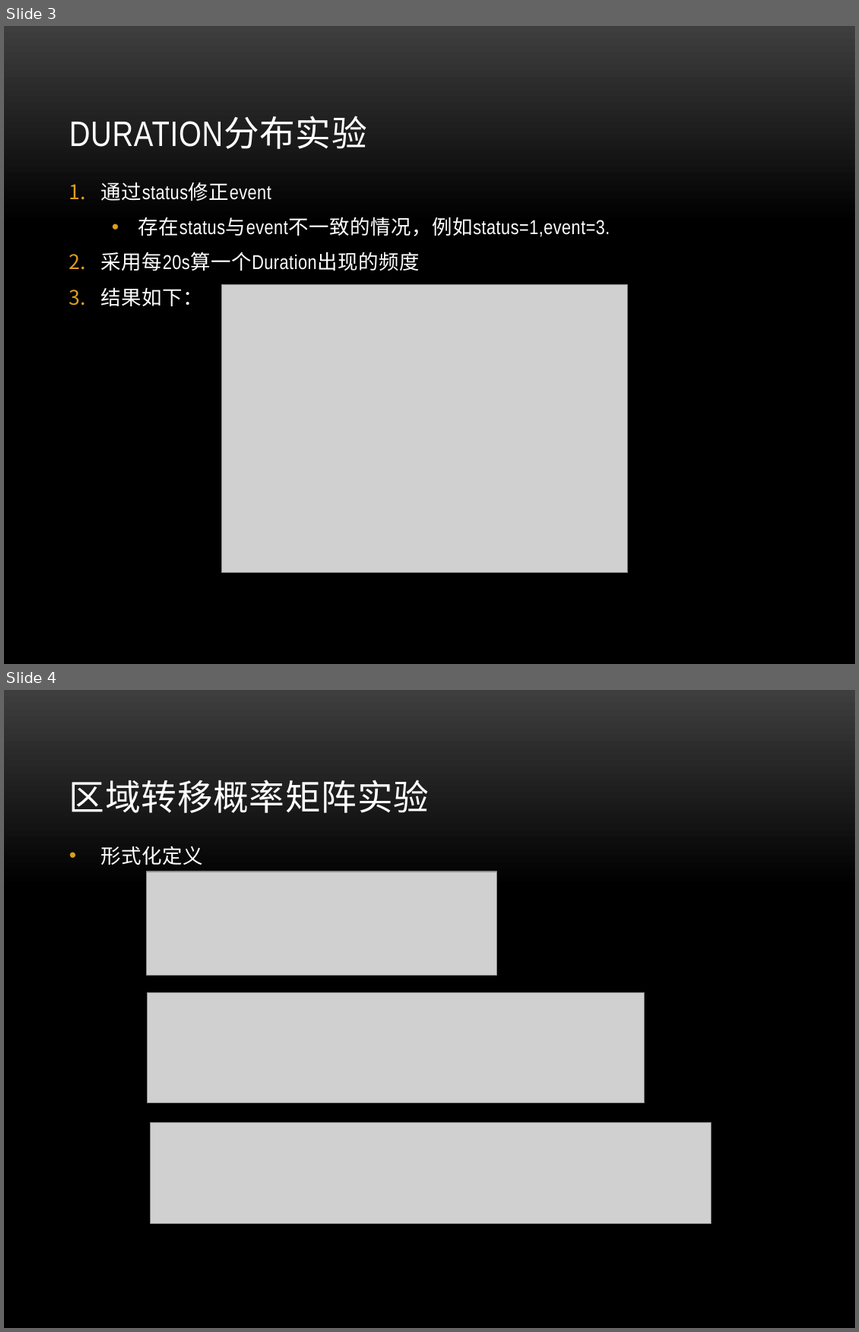
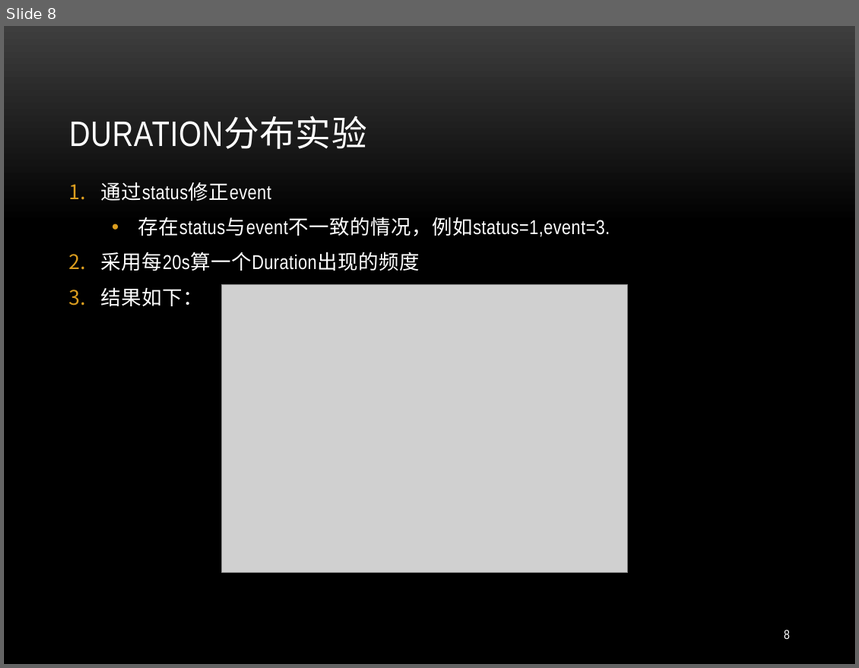
Before and after one commit to wsgan001/Paper_movement_model, a slide deck: START修改部分.pptx. Shown one above the other, each under a label of ours: slides 3 and 4 before the commit, slide 8 after it. The pictures are 859x1332 and 859x668 pixels, drawn with LibreOffice and Linux fonts; fonts in the diff are those of the drawing; grey boxes stand for pictures; background and template pictures are left out. Boxes give left, top, right and bottom in pixels: in the first picture for what was removed or moved away, otherwise in the second. Text is boxed around its words. In the diff, an @@ line names an element or a change of style, - is before the commit and + after.

```diff
--- a/START修改部分.pptx
+++ b/START修改部分.pptx
@@ slide 4 removed at bbox=[4, 690, 855, 1328], background picture (left out) @@
@@ title removed at bbox=[69, 780, 429, 813] @@
-区域转移概率矩阵实验
@@ text removed at bbox=[101, 846, 203, 865] @@
-• 形式化定义
@@ picture removed at bbox=[147, 872, 496, 975] @@
@@ picture removed at bbox=[147, 993, 644, 1103] @@
@@ picture removed at bbox=[151, 1123, 712, 1224] @@
@@ what was slide 3 is now slide 8 @@
@@ slide 8 changed as well @@
@@ page number added at bbox=[784, 630, 790, 639], 11 pt, text #FFFFFF @@
+8
```
Also in this commit, not shown: 6 other slides changed, 1 slide added, 1 other slide removed.
